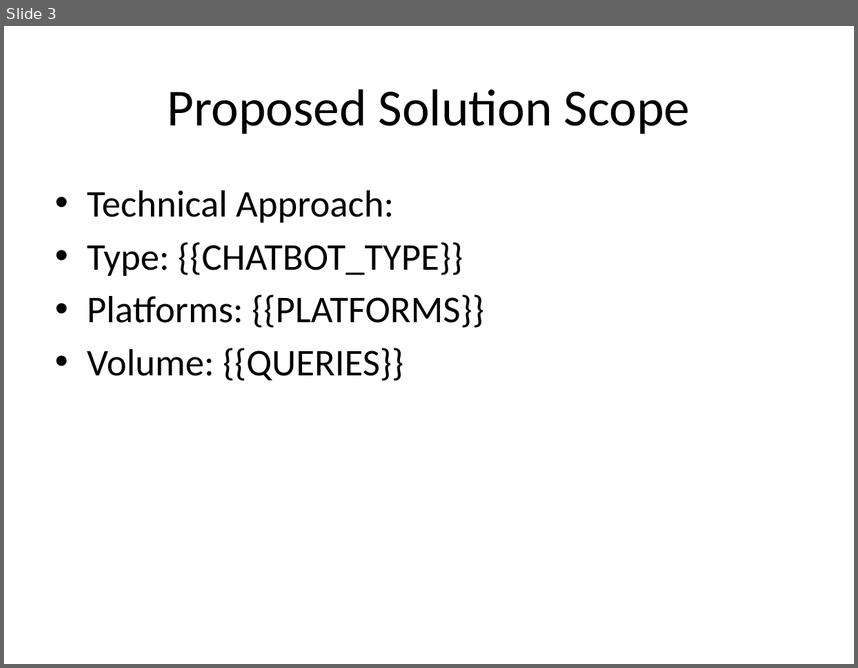
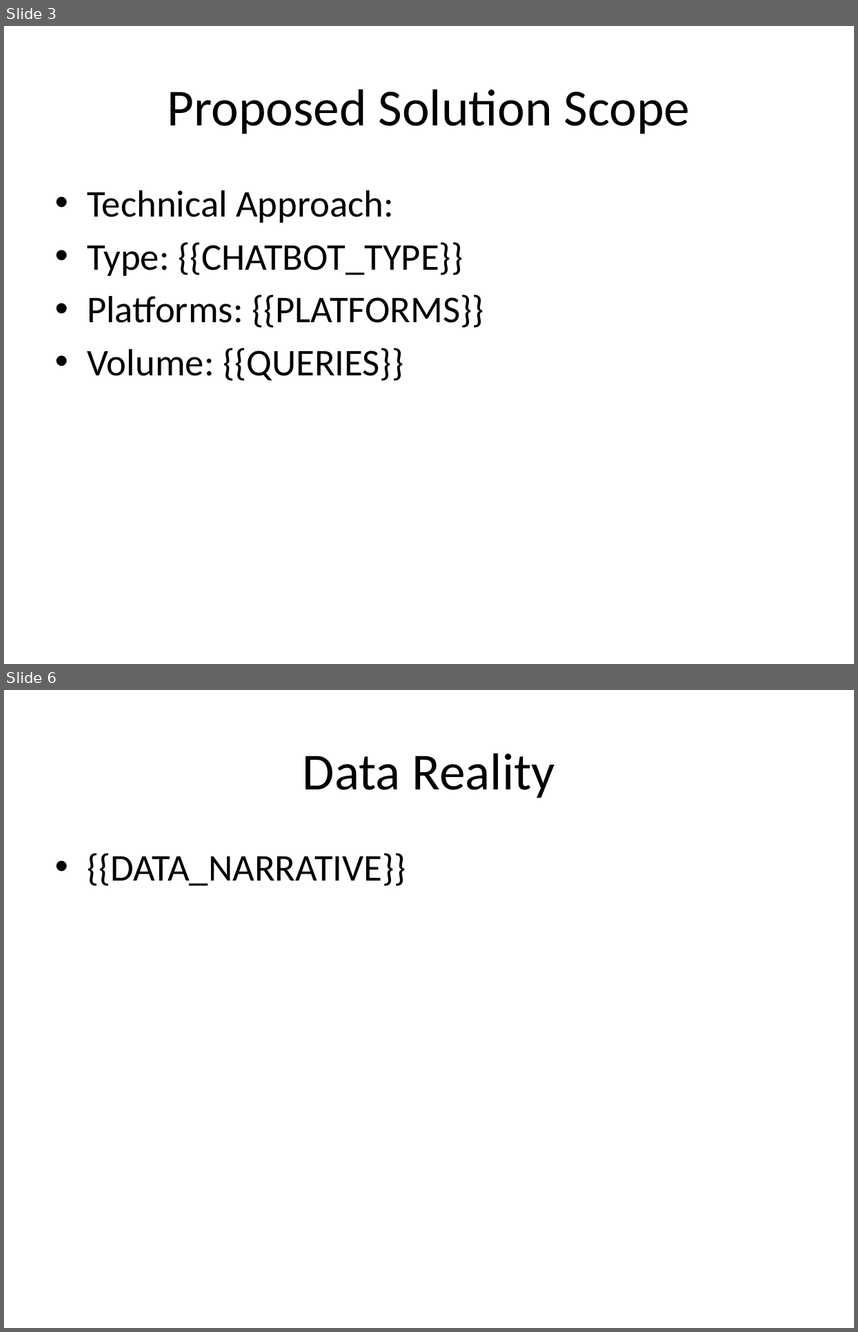
Before and after one commit to DivBell047/proposal-automation, a slide deck: templates/chatbot.pptx. Shown one above the other, each under a label of ours: slide 3 before the commit, slides 3 and 6 after it; the slides between them are not shown. The pictures are 858x668 and 858x1332 pixels, drawn with LibreOffice and Linux fonts; fonts in the diff are those of the drawing. Boxes give left, top, right and bottom in pixels: in the first picture for what was removed or moved away, otherwise in the second. Text is boxed around its words. In the diff, an @@ line names an element or a change of style, - is before the commit and + after.

```diff
--- a/templates/chatbot.pptx
+++ b/templates/chatbot.pptx
@@ slide 6 added at (4, 690, 854, 1328), background #FFFFFF @@
@@ title added at (303, 753, 555, 798), 44 pt, text #000000 @@
+Data Reality
@@ text added at (87, 853, 406, 886), 32 pt, text #000000 @@
+• {{DATA_NARRATIVE}}
```
Also in this commit, not shown: 3 other slides added, 5 other files.
